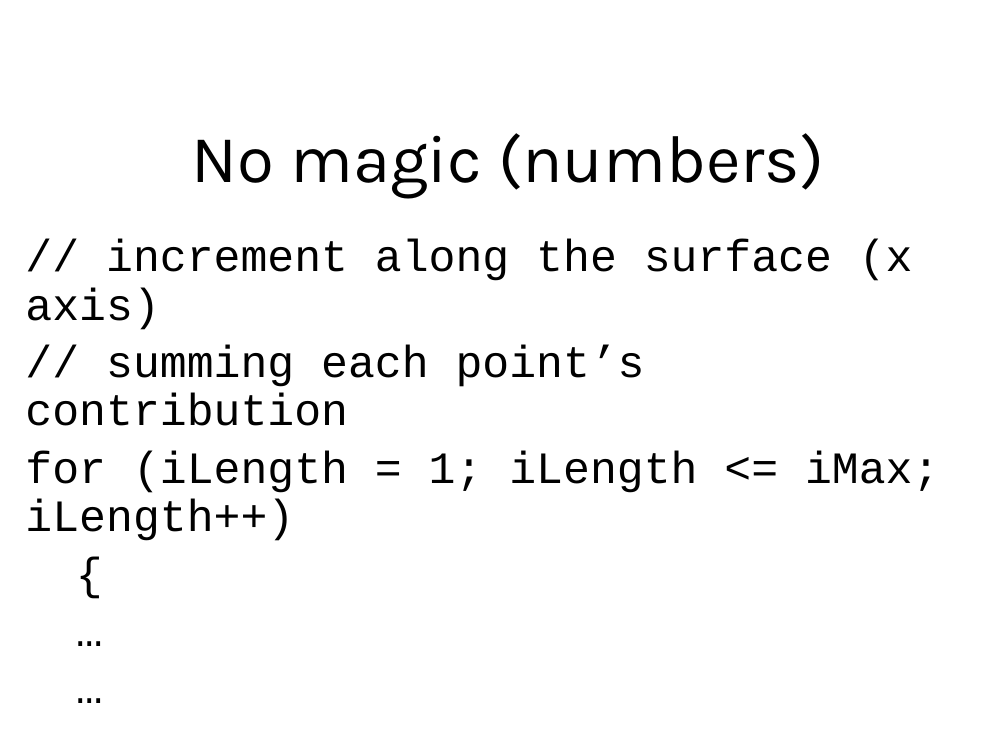
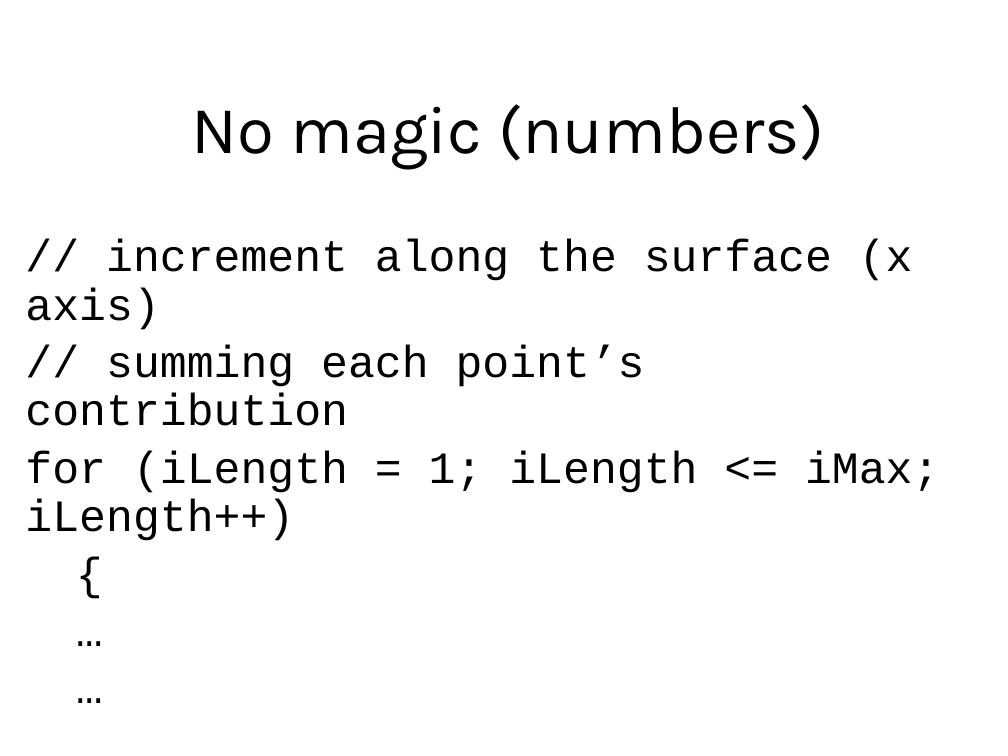
Before and after one commit to lkloh/USArray, a slide deck: slide 12 of BasicsOfCoding/BasicsOfCoding.pptx (slide 11 before the commit). Drawn at 1008x756 pixels with LibreOffice and Linux fonts; fonts in the diff are those of the drawing. Boxes give left, top, right and bottom in pixels: in the first picture for what was removed or moved away, otherwise in the second. Text is boxed around its words. In the diff, an @@ line names an element or a change of style, - is before the commit and + after.

```diff
--- a/BasicsOfCoding/BasicsOfCoding.pptx
+++ b/BasicsOfCoding/BasicsOfCoding.pptx
@@ title "No magic (numbers)": place and size @@
-title "No magic (numbers)" at bbox=[192, 133, 824, 199]
+title "No magic (numbers)" at bbox=[192, 104, 824, 170]
```
Also in this commit, not shown: 9 other slides changed, 1 slide added, 13 other files.
